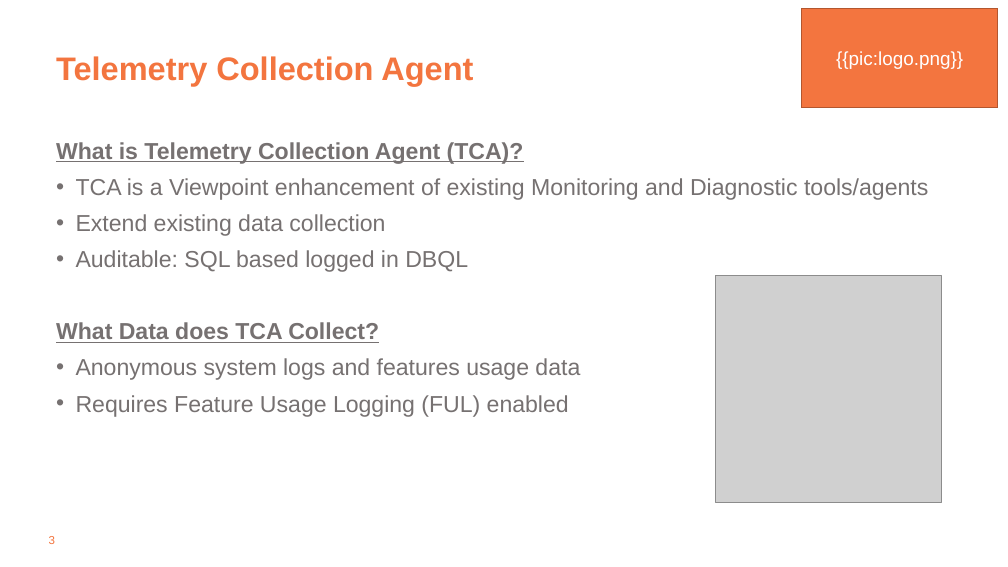
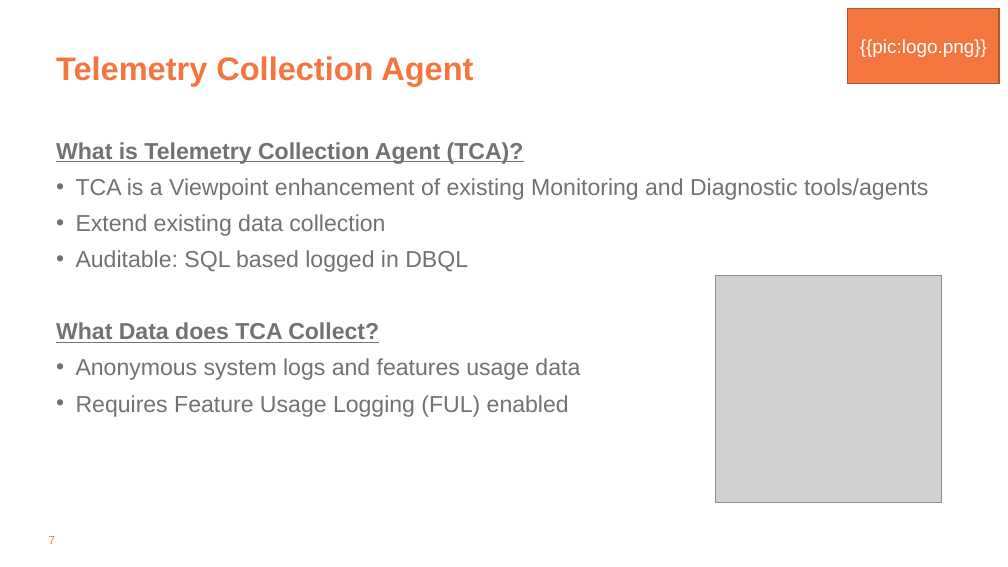
Before and after one commit to tdcoa/sql, a slide deck: slide 7 of filesets/success_plan/success_plan.pptx (slide 3 before the commit). Drawn at 1008x567 pixels with LibreOffice and Linux fonts; fonts in the diff are those of the drawing; grey boxes stand for pictures; background and template pictures are left out. Boxes give left, top, right and bottom in pixels: in the first picture for what was removed or moved away, otherwise in the second. Text is boxed around its words. In the diff, an @@ line names an element or a change of style, - is before the commit and + after.

```diff
--- a/filesets/success_plan/success_plan.pptx
+++ b/filesets/success_plan/success_plan.pptx
@@ rectangle "{{pic:logo.png}}" resized from (x1=802, y1=9, x2=998, y2=107) to (x1=848, y1=8, x2=1000, y2=84) @@
@@ page number at (x1=49, y1=536, x2=55, y2=544): text changed @@
-3
+7
```
Also in this commit, not shown: 2 other slides changed, 4 slides added, 1 slide removed.
